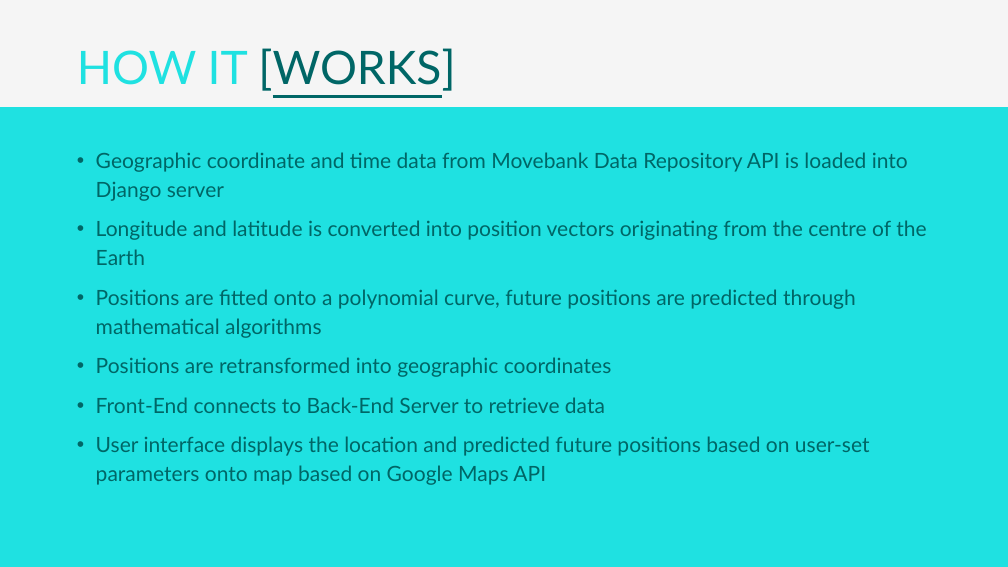
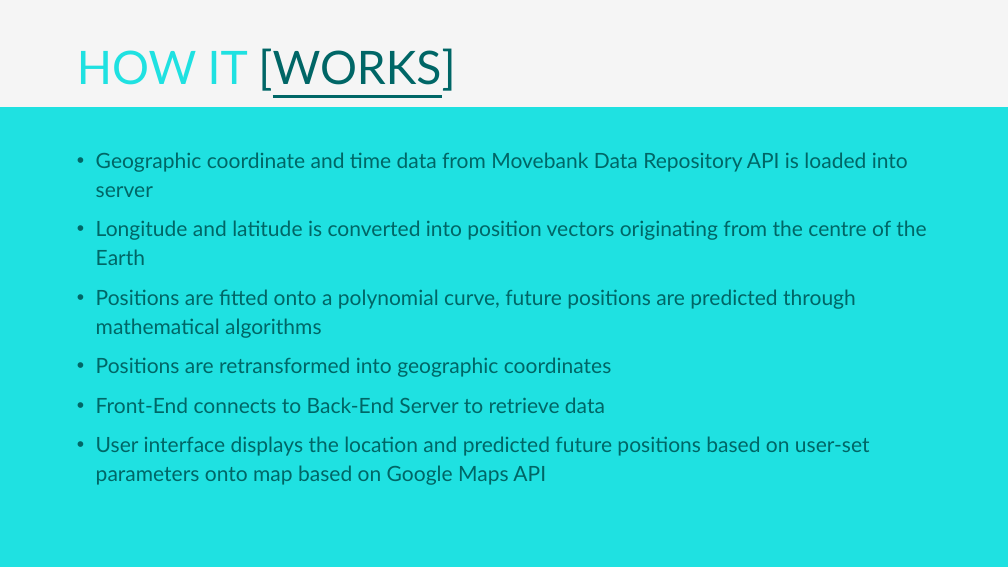
Before and after one commit to Dexeux/DeerTracking, a slide deck: slide 6 of Atmorossa Presentation.pptx. Drawn at 1008x567 pixels with LibreOffice and Linux fonts; fonts in the diff are those of the drawing. Boxes give left, top, right and bottom in pixels: in the first picture for what was removed or moved away, otherwise in the second. Text is boxed around its words. In the diff, an @@ line names an element or a change of style, - is before the commit and + after.

```diff
--- a/Atmorossa Presentation.pptx
+++ b/Atmorossa Presentation.pptx
@@ text at [96, 152, 908, 197]: text changed @@
-• Geographic coordinate and time data from Movebank Data Repository API is loaded into Django server
+• Geographic coordinate and time data from Movebank Data Repository API is loaded into server
```
Also in this commit, not shown: 2 other slides changed, 2 slides added, 1 slide removed.
